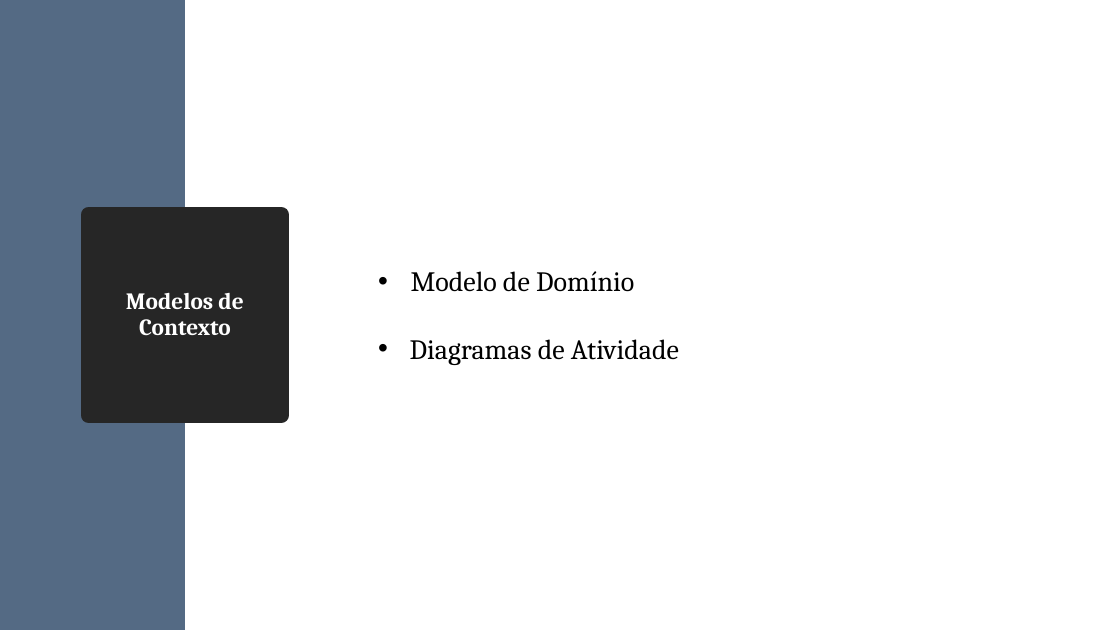
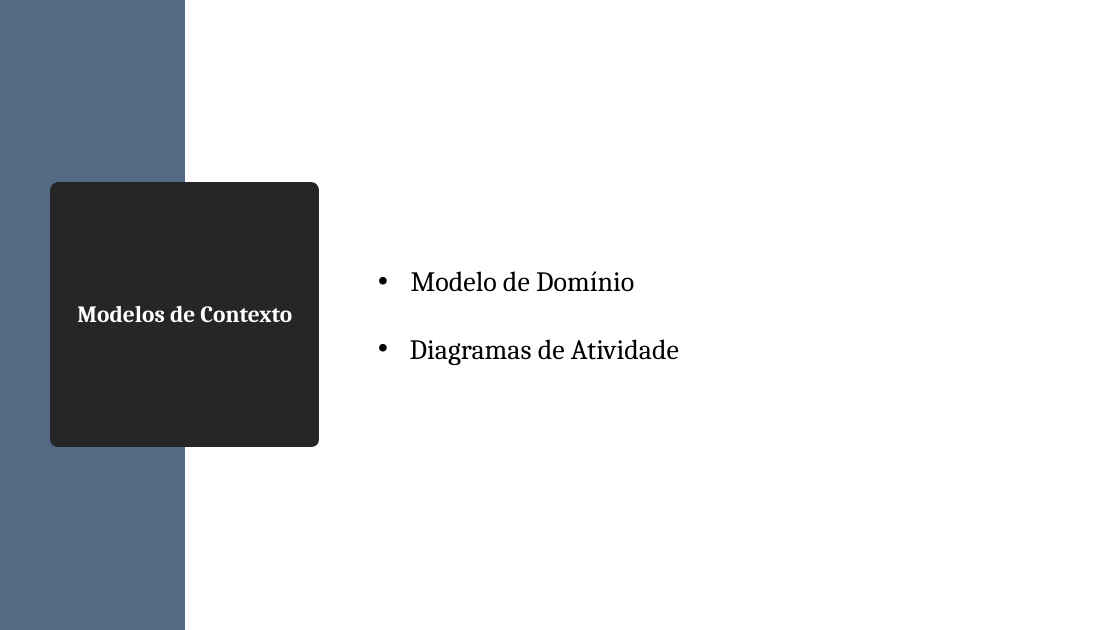
Before and after one commit to diogofbraga/MyChef, a slide deck: slide 8 of Especificacao/FeelItaly.pptx. Drawn at 1120x630 pixels with LibreOffice and Linux fonts; fonts in the diff are those of the drawing. Boxes give left, top, right and bottom in pixels: in the first picture for what was removed or moved away, otherwise in the second. Text is boxed around its words. In the diff, an @@ line names an element or a change of style, - is before the commit and + after.

```diff
--- a/Especificacao/FeelItaly.pptx
+++ b/Especificacao/FeelItaly.pptx
@@ title "Modelos de Contexto" resized from (x1=88, y1=215, x2=281, y2=416) to (x1=59, y1=191, x2=312, y2=439) @@
```
Also in this commit, not shown: 5 other slides changed.
